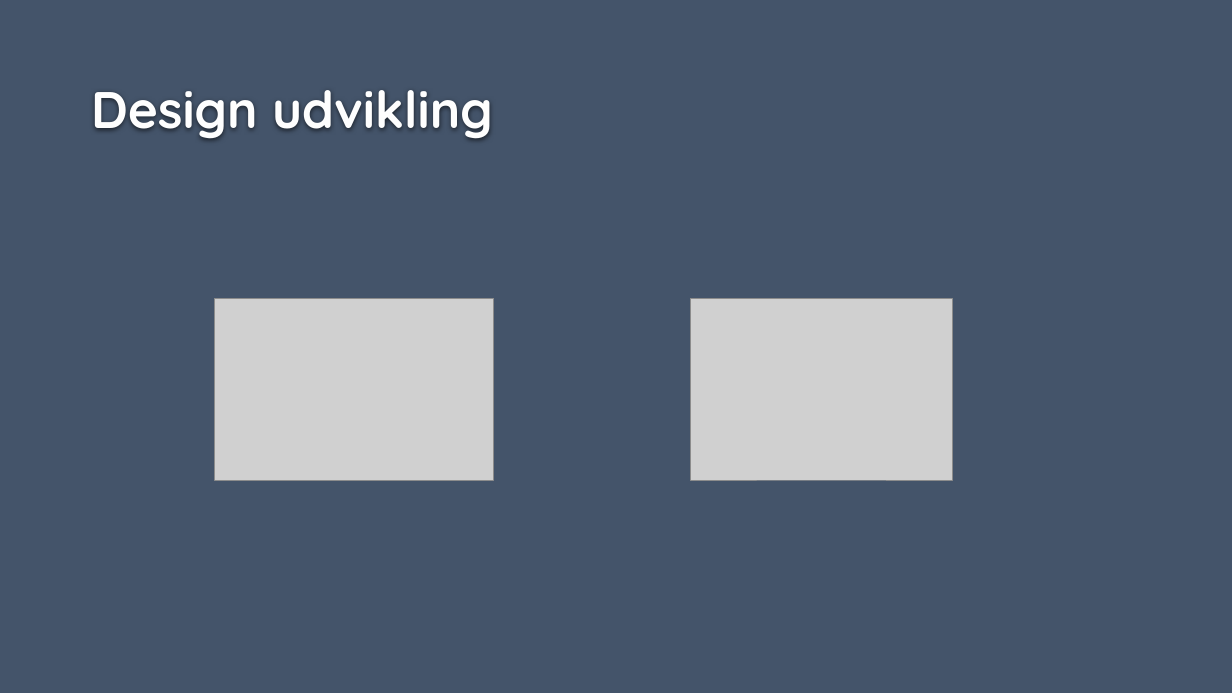
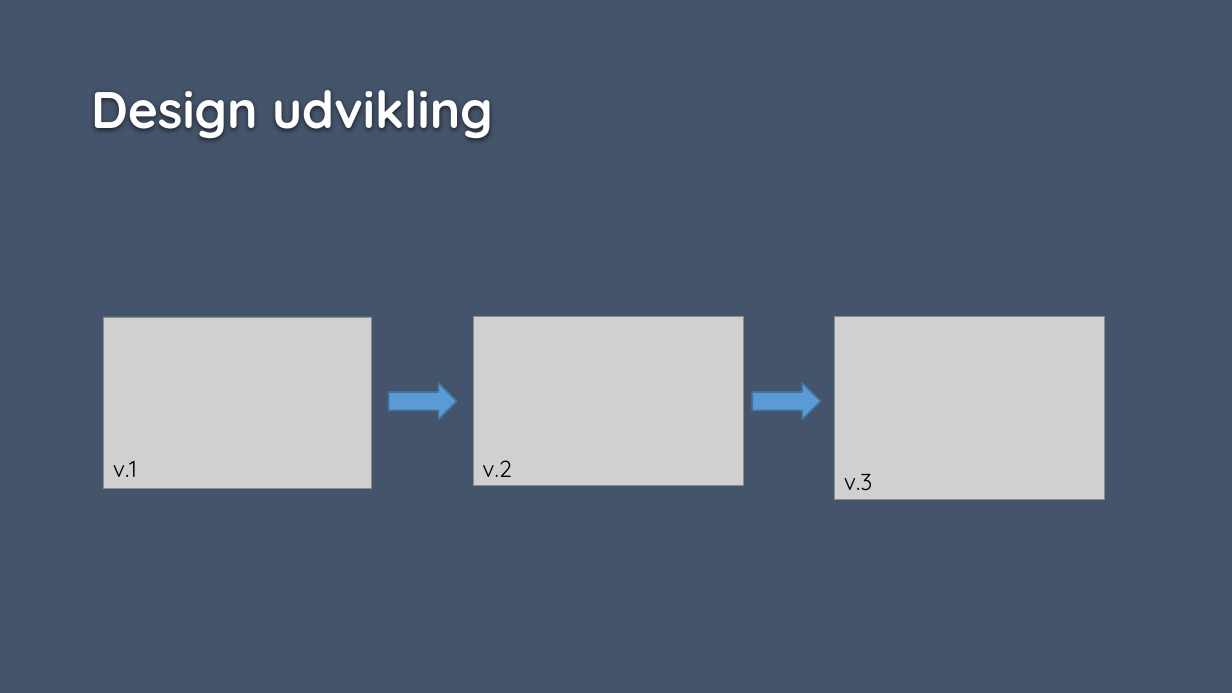
Before and after one commit to aag147/Breakfast, a slide deck: slide 8 of Breakfast Manager.pptx (slide 7 before the commit). Drawn at 1232x693 pixels with LibreOffice and Linux fonts; fonts in the diff are those of the drawing; grey boxes stand for pictures; background and template pictures are left out. Boxes give left, top, right and bottom in pixels: in the first picture for what was removed or moved away, otherwise in the second. Text is boxed around its words. In the diff, an @@ line names an element or a change of style, - is before the commit and + after.

Commit message:
Added a new design slide

```diff
--- a/Breakfast Manager.pptx
+++ b/Breakfast Manager.pptx
@@ picture removed at bbox=[214, 299, 494, 481] @@
@@ picture removed at bbox=[690, 299, 952, 481] @@
@@ picture added at bbox=[104, 317, 371, 488] @@
@@ picture added at bbox=[473, 317, 743, 486] @@
@@ picture added at bbox=[835, 317, 1104, 500] @@
@@ right arrow added at bbox=[389, 383, 457, 420], fill #5B9BD5, outline #43739E 1.25 pt @@
@@ right arrow added at bbox=[752, 383, 821, 420], fill #5B9BD5, outline #43739E 1.25 pt @@
@@ text added at bbox=[113, 461, 137, 477], 18 pt, text #000000 @@
+v.1
@@ text added at bbox=[482, 460, 511, 477], 18 pt, text #000000 @@
+v.2
@@ text added at bbox=[844, 474, 872, 491], 18 pt, text #000000 @@
+v.3
```
Also in this commit, not shown: 2 other slides changed, 1 slide added.
